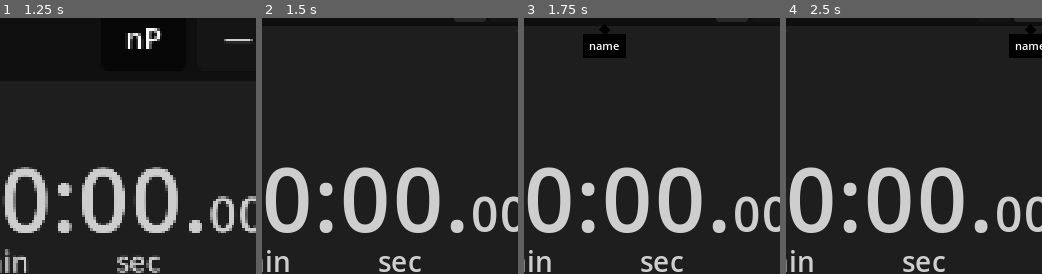
Above: before the commit, frames 1-4 (left to right).
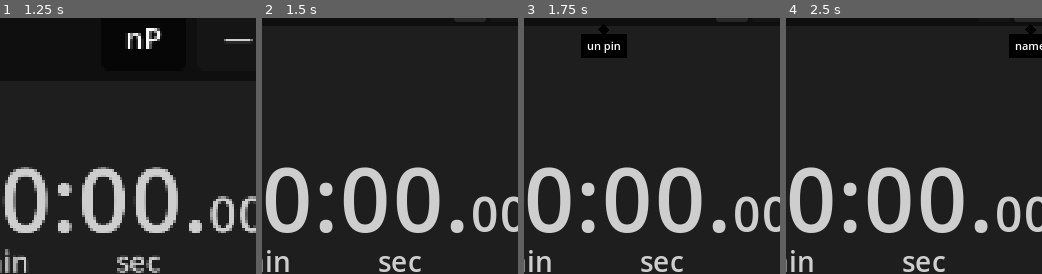
Above: after the commit, the same moments.

Repository: LiteFeather1/ltf-stopwatch
Game: Godot game, scene res://main.tscn
Two runs of this game, one before a commit and one after it. Both use one fixed random seed, a clock stepped at 60 frames per second and the inputs below. The engine's default icon, where the game draws it, is replaced by a stand-in: a white triangle on a blue panel in a dark square.
Inputs:
- Up to frame 1 (1.25 s): click "P" at 0.5 s
- Up to frame 2 (1.5 s): click "nP" at 1.25 s
- Up to frame 3 (1.75 s): no input
- Up to frame 4 (2.5 s): click "—" at 2 s
The pictures show only the part of the screen within x 42-92%, y 5-55%; the shares and areas given below are measured in that part.

Frames 1-2 are identical in both runs. In frame 3, 0.4% of the frame differs, in the area x 22-41%, y 3-16%; in frame 4, nothing differs.

Commit message:
#24 pin pop up unpin when to unpin and pin when to pin

Diff:
--- a/scenes/chrome.gd
+++ b/scenes/chrome.gd
@@ -1,8 +1,9 @@
 class_name Chrome extends Control
 
+
 @export_category("Buttons")
-@export var b_close: Button
-@export var b_pin: Button
+@export var b_close: ButtonPopUp
+@export var b_pin: ButtonPopUp
 
 @export_category("Title")
 @export var l_title: Label
@@ -50,6 +51,7 @@
 func _toggle_always_on_top(pinning: bool) -> void:
 	if pinning:
 		b_pin.text = "nP"
+		b_pin.set_pop_up_name("un pin")
 
 		previous_window_position = window.position
 
@@ -65,6 +67,7 @@
 		window.position = Vector2i(right, top)
 	else:
 		b_pin.text = "P"
+		b_pin.set_pop_up_name("pin")
 
 		window.size = previous_window_size
 		window.position = previous_window_position
--- a/scenes/chrome.tscn
+++ b/scenes/chrome.tscn
@@ -4,7 +4,7 @@
 [ext_resource type="Texture2D" uid="uid://be575cxvyxn1y" path="res://icon.svg" id="2_041hg"]
 [ext_resource type="Script" path="res://scenes/button_pop_up.gd" id="3_whgq5"]
 
-[node name="chrome" type="ColorRect"]
+[node name="chrome" type="ColorRect" node_paths=PackedStringArray("b_close", "b_pin", "l_title")]
 anchors_preset = 10
 anchor_right = 1.0
 offset_left = 1.0
@@ -14,8 +14,12 @@
 grow_horizontal = 2
 mouse_filter = 2
 color = Color(0, 0, 0, 0.498039)
+script = ExtResource("1_8lk40")
+b_close = NodePath("hbc_chrome/hbc_buttons/b_close_window")
+b_pin = NodePath("hbc_chrome/hbc_buttons/b_pin")
+l_title = NodePath("hbc_chrome/hbc_title/l_title")
 
-[node name="hbc_chrome" type="HBoxContainer" parent="." node_paths=PackedStringArray("b_close", "b_pin", "l_title")]
+[node name="hbc_chrome" type="HBoxContainer" parent="."]
 layout_mode = 1
 anchors_preset = 14
 anchor_top = 0.5
@@ -27,10 +31,6 @@
 grow_vertical = 2
 mouse_filter = 0
 theme_override_constants/separation = 0
-script = ExtResource("1_8lk40")
-b_close = NodePath("hbc_buttons/b_close_window")
-b_pin = NodePath("hbc_buttons/b_pin")
-l_title = NodePath("hbc_title/l_title")
 
 [node name="VSeparator" type="VSeparator" parent="hbc_chrome"]
 layout_mode = 2
@@ -65,7 +65,6 @@
 toggle_mode = true
 text = "P"
 script = ExtResource("3_whgq5")
-pop_up_name = "pin"
 
 [node name="VSeparator" type="VSeparator" parent="hbc_chrome/hbc_buttons"]
 layout_mode = 2
@@ -78,7 +77,6 @@
 theme_override_font_sizes/font_size = 11
 text = "—"
 script = ExtResource("3_whgq5")
-pop_up_name = "minimise"
 
 [node name="VSeparator2" type="VSeparator" parent="hbc_chrome/hbc_buttons"]
 layout_mode = 2
@@ -91,13 +89,13 @@
 theme_override_font_sizes/font_size = 11
 text = "X"
 script = ExtResource("3_whgq5")
-pop_up_name = "close"
 
 [node name="VSeparator3" type="VSeparator" parent="hbc_chrome/hbc_buttons"]
 layout_mode = 2
 theme_override_constants/separation = 1
 
+[connection signal="gui_input" from="." to="." method="_on_chrome_gui_input"]
 [connection signal="gui_input" from="hbc_chrome" to="hbc_chrome" method="_on_chrome_gui_input"]
-[connection signal="toggled" from="hbc_chrome/hbc_buttons/b_pin" to="hbc_chrome" method="_toggle_always_on_top"]
-[connection signal="pressed" from="hbc_chrome/hbc_buttons/b_minimise_window" to="hbc_chrome" method="_minimise_window"]
-[connection signal="pressed" from="hbc_chrome/hbc_buttons/b_close_window" to="hbc_chrome" method="_close_window"]
+[connection signal="toggled" from="hbc_chrome/hbc_buttons/b_pin" to="." method="_toggle_always_on_top"]
+[connection signal="pressed" from="hbc_chrome/hbc_buttons/b_minimise_window" to="." method="_minimise_window"]
+[connection signal="pressed" from="hbc_chrome/hbc_buttons/b_close_window" to="." method="_close_window"]
